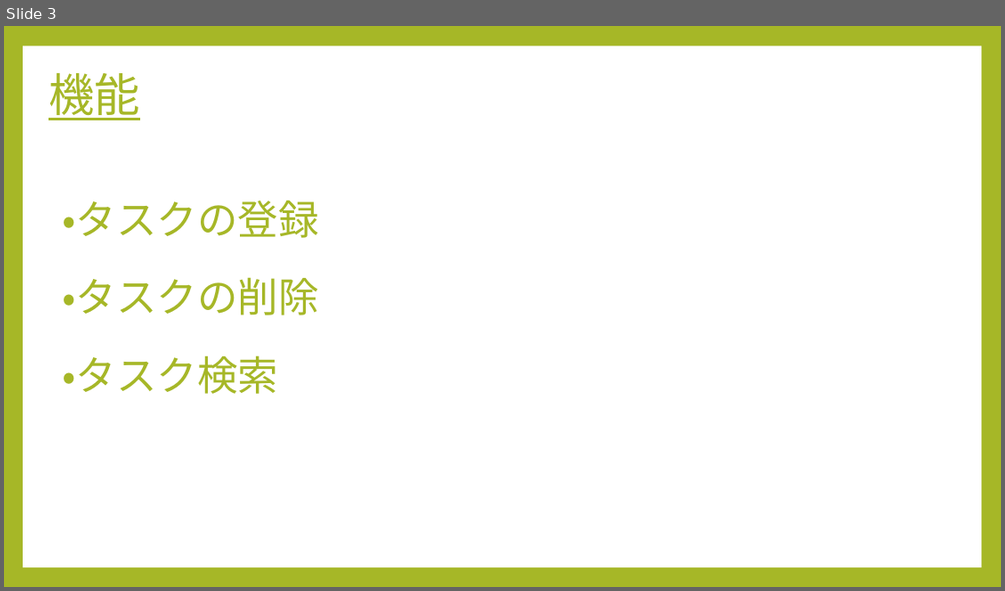
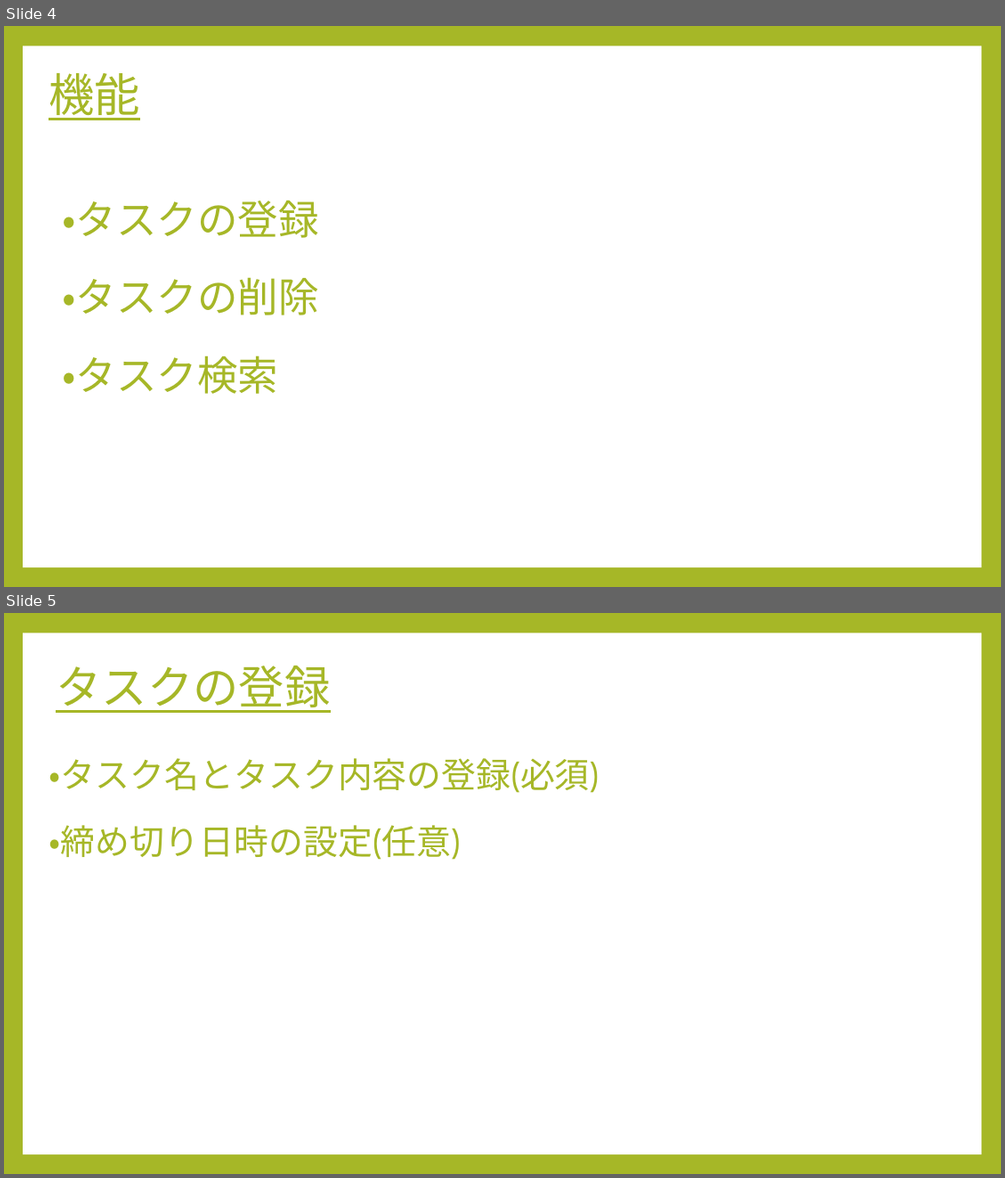
Before and after one commit to nikaidouyuuta/flutter_application_1, a slide deck: pawapo_todo.pptx. Shown one above the other, each under a label of ours: slide 3 before the commit, slides 4 and 5 after it. The pictures are 1005x591 and 1005x1178 pixels, drawn with LibreOffice and Linux fonts; fonts in the diff are those of the drawing. Boxes give left, top, right and bottom in pixels: in the first picture for what was removed or moved away, otherwise in the second. Text is boxed around its words. In the diff, an @@ line names an element or a change of style, - is before the commit and + after.

```diff
--- a/pawapo_todo.pptx
+++ b/pawapo_todo.pptx
@@ slide 5 added at [4,613,1001,1174], background #A6B727; not listed: 1 template element that a slide beside it also shows @@
@@ title added at [56,666,330,713], 44 pt, text #A6B727, underline @@
+タスクの登録
@@ text added at [49,758,599,860], 33.3 pt, text #A6B727 @@
+・タスク名とタスク内容の登録(必須)
+・締め切り日時の設定(任意)
@@ what was slide 3 is now slide 4 @@
```
Also in this commit, not shown: 1 slide changed, 6 other slides added, 2 slides removed, 11 other files.
